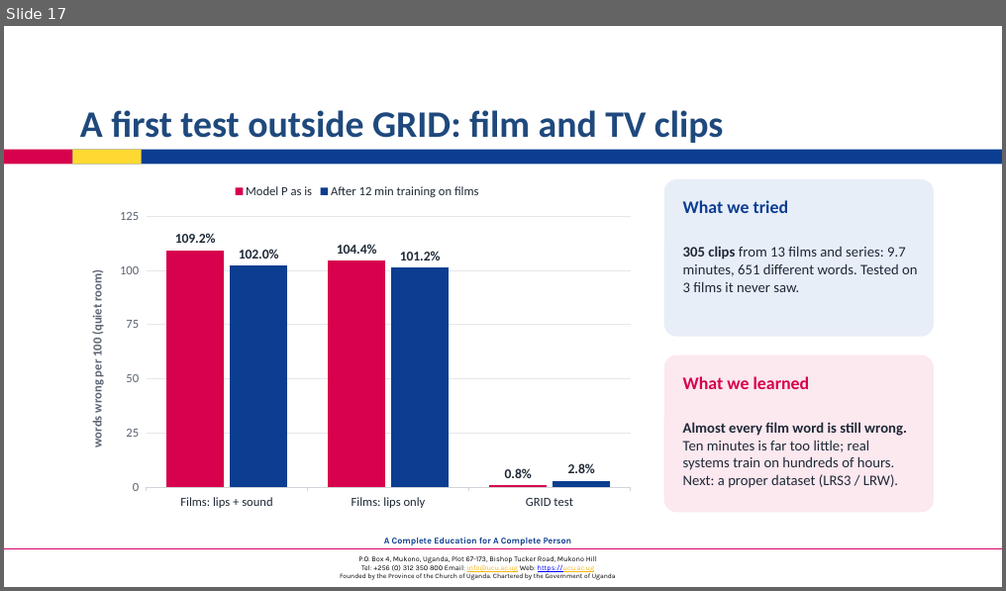
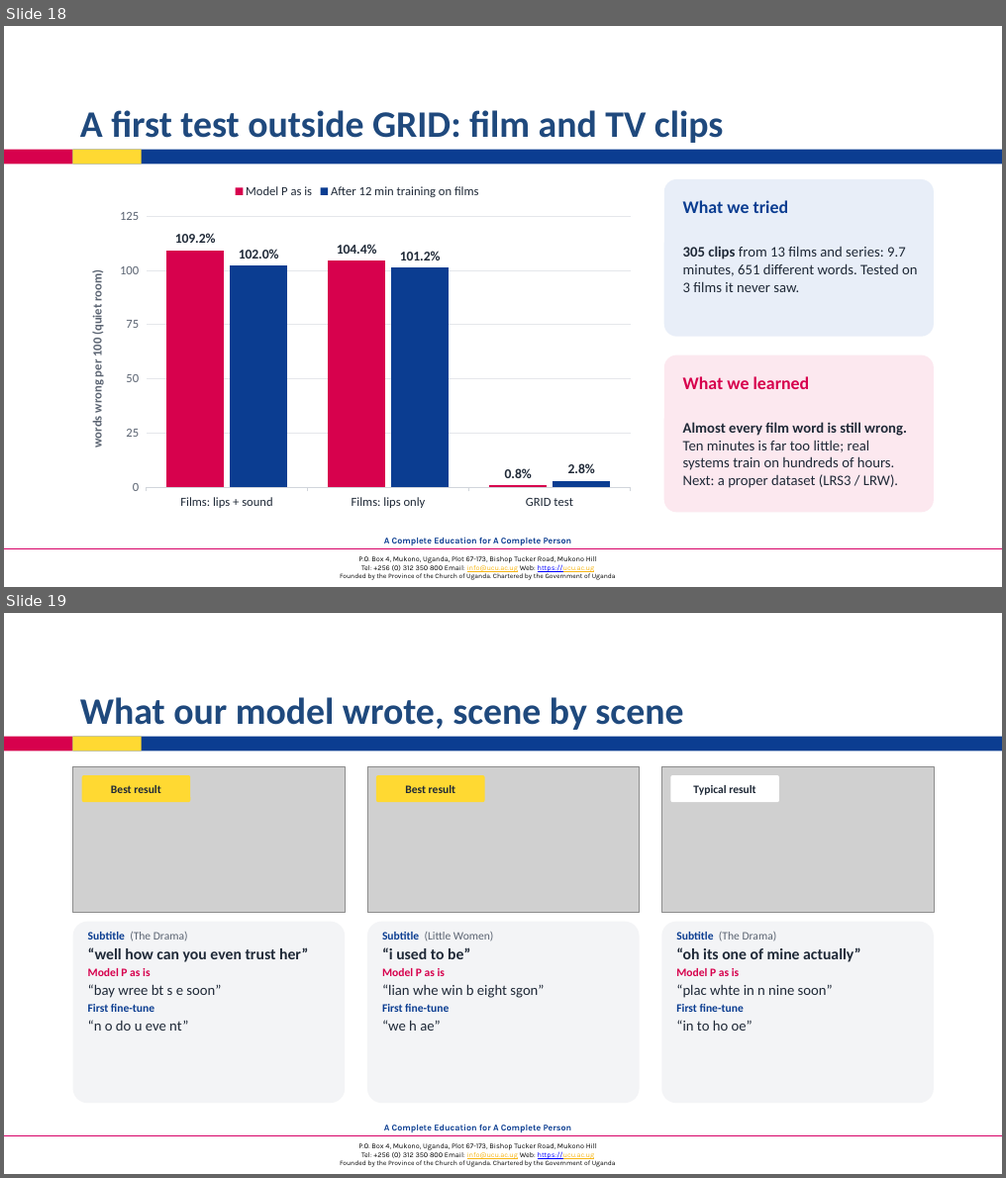
Before and after one commit to coleRodneyMigisha/cv_project_LipScribe, a slide deck: documentation/5_submissions/week3_report/LipScribe_Progress_Presentation.pptx. Shown one above the other, each under a label of ours: slide 17 before the commit, slides 18 and 19 after it. The pictures are 1006x591 and 1006x1178 pixels, drawn with LibreOffice and Linux fonts; fonts in the diff are those of the drawing; grey boxes stand for pictures; background and template pictures are left out. Boxes give left, top, right and bottom in pixels: in the first picture for what was removed or moved away, otherwise in the second. Text is boxed around its words. In the diff, an @@ line names an element or a change of style, - is before the commit and + after.

```diff
--- a/documentation/5_submissions/week3_report/LipScribe_Progress_Presentation.pptx
+++ b/documentation/5_submissions/week3_report/LipScribe_Progress_Presentation.pptx
@@ slide 19 added at bbox=[4, 613, 1002, 1174], background #FFFFFF; not listed: 5 template elements that a slide beside it also shows @@
@@ title added at bbox=[80, 697, 683, 730], 36 pt, text #1F497D, bold @@
+What our model wrote, scene by scene
@@ picture added at bbox=[73, 766, 345, 912] @@
@@ rounded rectangle added at bbox=[82, 775, 190, 802], fill #FFD932 @@
@@ text added at bbox=[111, 785, 160, 793], 11 pt, text #1F2937, bold @@
+Best result
@@ picture added at bbox=[367, 766, 639, 912] @@
@@ rounded rectangle added at bbox=[376, 775, 484, 802], fill #FFD932 @@
@@ text added at bbox=[405, 785, 455, 793], 11 pt, text #1F2937, bold @@
+Best result
@@ picture added at bbox=[662, 766, 934, 912] @@
@@ rounded rectangle added at bbox=[671, 775, 779, 802], fill #FFFFFF @@
@@ text added at bbox=[693, 785, 755, 795], 11 pt, text #1F2937, bold @@
+Typical result
@@ rounded rectangle added at bbox=[73, 922, 345, 1103], fill #F3F4F6 @@
@@ text added at bbox=[88, 932, 308, 1031], 11 pt, text #1F2937, bold @@
+Subtitle (The Drama)
+“well how can you even trust her”
+Model P as is
+“bay wree bt s e soon”
+First fine-tune
+“n o do u eve nt”
@@ rounded rectangle added at bbox=[367, 922, 639, 1103], fill #F3F4F6 @@
@@ text added at bbox=[382, 932, 544, 1031], 11 pt, text #1F2937, bold @@
+Subtitle (Little Women)
+“i used to be”
+Model P as is
+“lian whe win b eight sgon”
+First fine-tune
+“we h ae”
@@ rounded rectangle added at bbox=[662, 922, 934, 1103], fill #F3F4F6 @@
@@ text added at bbox=[676, 932, 861, 1031], 11 pt, text #1F2937, bold @@
+Subtitle (The Drama)
+“oh its one of mine actually”
+Model P as is
+“plac whte in n nine soon”
+First fine-tune
+“in to ho oe”
@@ what was slide 17 is now slide 18 @@
```
Also in this commit, not shown: 1 other slide added, 1 other file.
